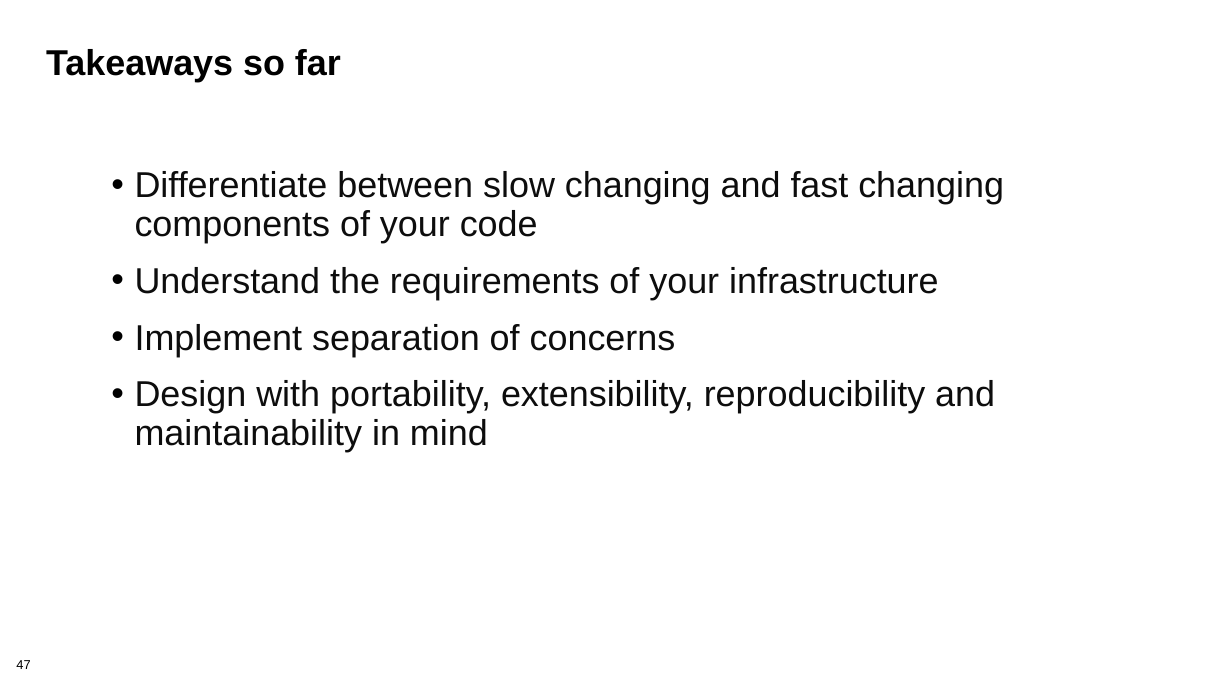
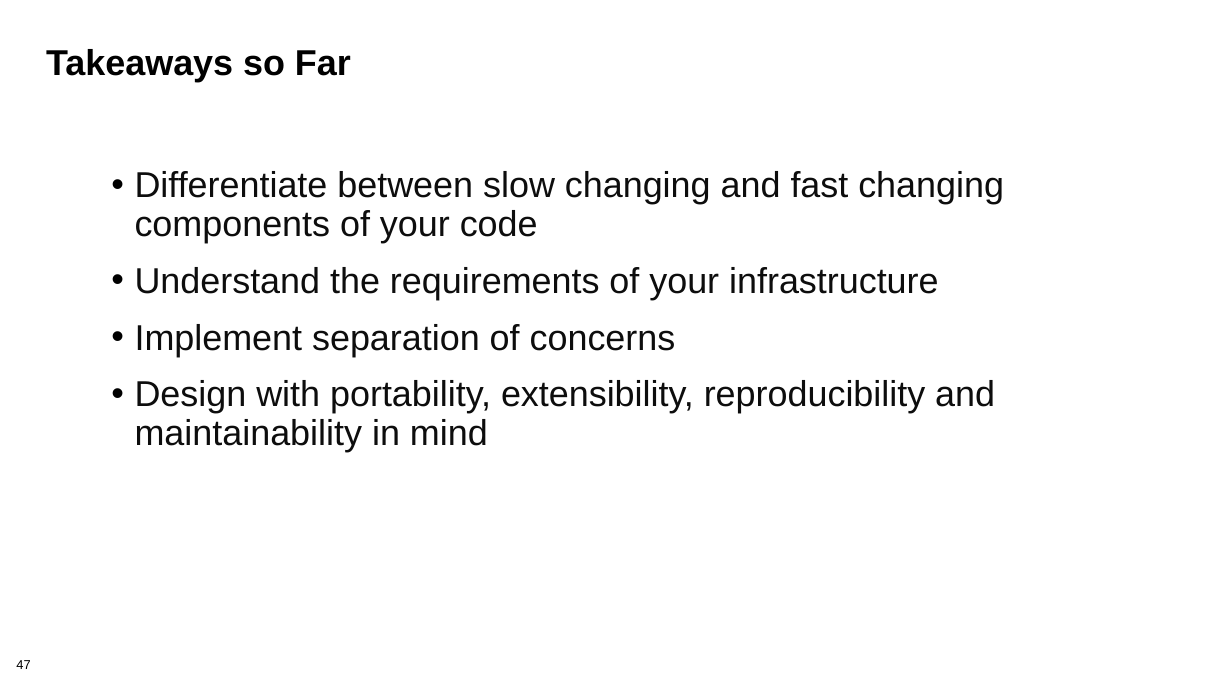
Before and after one commit to bssw-tutorial/presentations, a slide deck: slide 47 of dev-test-llm.pptx. Drawn at 1232x693 pixels with LibreOffice and Linux fonts; fonts in the diff are those of the drawing. Boxes give left, top, right and bottom in pixels: in the first picture for what was removed or moved away, otherwise in the second. Text is boxed around its words. In the diff, an @@ line names an element or a change of style, - is before the commit and + after.

```diff
--- a/dev-test-llm.pptx
+++ b/dev-test-llm.pptx
@@ title at <box>46,49,351,82</box>: text changed @@
-Takeaways so far
+Takeaways so Far
```
Also in this commit, not shown: 15 other slides changed.
